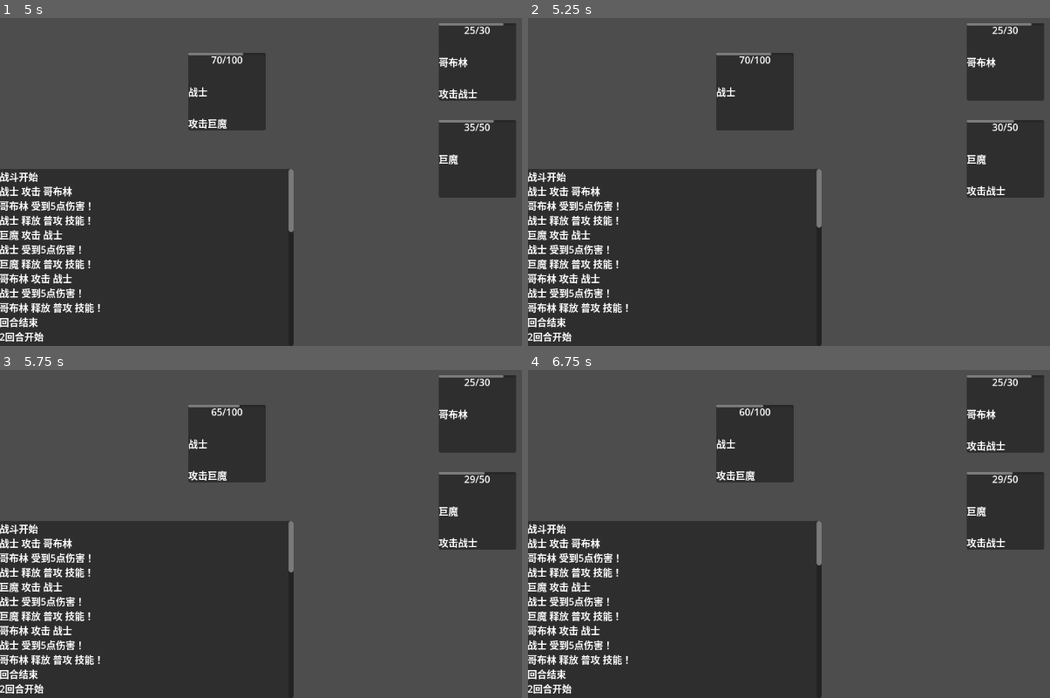
Above: before the commit, frames 1-4 (two rows, left to right).
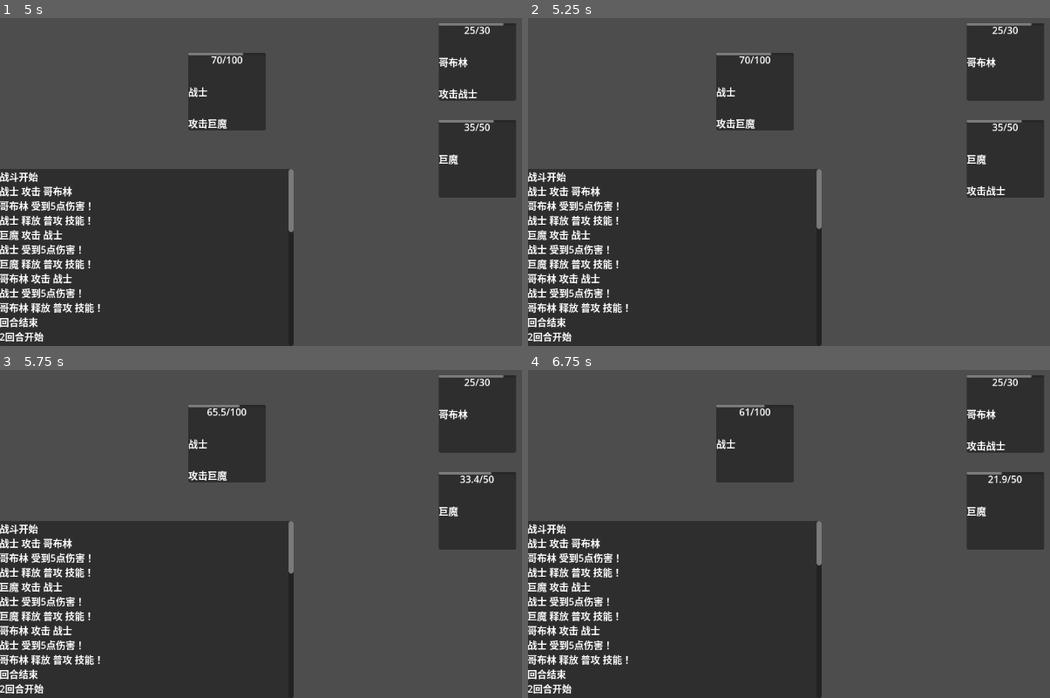
Above: after the commit, the same moments.

Repository: Liweimin0512/godot_nut_dungeon
Game: Godot game, scene res://main.tscn
Same seed, same stepped clock (60 frames per second), same inputs: the game is played once before the commit and once after it.
Inputs (mouse positions are in pixels of both pictures, inside the frame that each line leads up to):
- Up to frame 1 (5 s): tap Enter at 0.5 s; move the mouse to (229, 93) at 0.52 s; move the mouse to (480, 63) at 1.27 s; move the mouse to (480, 159) at 2.02 s; move the mouse to (313, 227) at 2.77 s; move the mouse to (outside the picture) at 3.52 s; move the mouse to (140, 90) at 4.27 s
- Up to frame 2 (5.25 s): move the mouse to (909, 149) at 5.02 s
- Up to frame 3 (5.75 s): no input
- Up to frame 4 (6.75 s): move the mouse to (773, 402) at 5.77 s; move the mouse to (1029, 481) at 6.52 s

Frame 1 is identical in both runs. In frame 2, 0.2% of the frame differs, in the area x 36-95%, y 30-65%; in frame 3, 0.4%; in frame 4, 0.4%, in the area x 36-95%, y 10-55%.

Commit message:
简化技能系统代码

Diff:
--- a/source/ability_system/ability.gd
+++ b/source/ability_system/ability.gd
@@ -33,106 +33,22 @@
 @export var sound_effect: StringName
 ## 技能释放时播放的动画
 @export var animation: StringName
-## 当前技能否可用
-@export var is_available: bool:
-	get:
-		if is_cooldown or not has_enough_resources or is_auto_cast:
-			return false
-		return true
 ## 是否正处在冷却状态
-@export var is_cooldown: bool:
+var is_cooldown: bool:
 	get:
 		return current_cooldown > 0
-## 是否消耗足够
-@export var has_enough_resources: bool:
-	get:
-		var caster : Node = _context.caster
-		var ability_component: AbilityComponent = caster.get("ability_component")
-		if ability_component:
-			return ability_component.has_enough_resources(cost_resource_name, cost_resource_value)
-		return false
-
-## 技能上下文
-var _context : Dictionary = {}
 
 signal cast_finished
 
-## ability_component的initialization
+## 技能初始化
 func initialization(context: Dictionary) -> void:
-	_context = context
-	for effect : AbilityEffect in effects:
-		effect.initialization(_context)
+	for effect in effects:
+		effect.update_context(context)
 		effect.applied.connect(
 			func() -> void:
 				cast_finished.emit()
-				print("技能效果触发", self)
+				print("技能{0}效果触发:{1}".format([self, effect.description]))
 		)
-
-## 释放
-func cast(targets : Array) -> void:
-	if has_enough_resources:
-		var caster : Node = _context.caster
-		var ability_component: AbilityComponent = caster.ability_component
-		ability_component.consume_resources(cost_resource_name, cost_resource_value)
-		var context : Dictionary = {} if targets.is_empty() else {
-			"targets" : targets
-		}
-		print("ability: {0}释放技能：{1}".format([caster, self]))
-		_apply_effects(context)
-		current_cooldown = cooldown
-	else:
-		print("Not enough resources to cast this ability.")
-
-## 更新技能上下文
-func update_context(context: Dictionary) -> void:
-	_context.merge(context, true	)
-
-## 应用效果
-func _apply_effects(context : Dictionary = {}) -> void:
-	for effect : AbilityEffect in effects:
-		effect.apply_effect(context)
-
-#region 技能触发时机回调
-
-## 战斗开始
-func on_combat_start() -> void:
-	if current_cooldown >= 0:
-		current_cooldown -= 1
-	for effect : AbilityEffect in effects:
-		effect.on_combat_start()
-
-## 战斗结束
-func on_combat_end() -> void:
-	for effect : AbilityEffect in effects:
-		effect.on_combat_end()
-
-## 回合开始
-func on_turn_start() -> void:
-	for effect : AbilityEffect in effects:
-		effect.on_turn_start()
-
-## 回合结束
-func on_turn_end() -> void:
-	for effect : AbilityEffect in effects:
-		effect.on_turn_end()
-
-## 造成伤害
-func on_hit() -> void:
-	for effect : AbilityEffect in effects:
-		effect.on_hit()
-
-## 受到伤害
-func on_hurt(context: Dictionary) -> void:
-	_context.merge(context, true	)
-	for effect : AbilityEffect in effects:
-		effect.on_hurt(_context)
-
-## 死亡
-func on_die() -> void:
-	for effect : AbilityEffect in effects:
-		effect.on_die()
-
-#endregion
 
 func _to_string() -> String:
 	return ability_name
--- a/source/ability_system/ability_component.gd
+++ b/source/ability_system/ability_component.gd
@@ -24,8 +24,8 @@
 var context : Dictionary :
 	set(value):
 		context = value
-		for ability in abilities:
-			ability.update_context(context)
+		for effect in _get_all_effects():
+			effect.update_context(context)
 
 signal current_health_changed(value: float)
 signal cast_finished(ability: Ability)
@@ -80,20 +80,39 @@
 func get_available_abilities() -> Array[Ability]:
 	var available_abilities : Array[Ability] = abilities.filter(
 		func(ability: Ability) -> bool:
-			return ability.is_available
+			return _is_ability_available(ability)
 	)
 	return available_abilities
 
 ## 尝试释放技能
 func try_cast_ability(ability: Ability, targets : Array) -> void:
-	if not ability.has_enough_resources:
+	if not has_enough_resources(ability.cost_resource_name, ability.cost_resource_value):
 		print("消耗不足，无法释放技能！")
 		return
 	if ability.is_cooldown:
 		print("技能正在冷却！")
 		return
 	await get_tree().create_timer(0.5).timeout
-	ability.cast(targets)
+	var caster : Node = context.caster
+	consume_resources(ability.cost_resource_name, ability.cost_resource_value)
+	var context : Dictionary = {} if targets.is_empty() else {
+		"targets" : targets
+	}
+	print("ability: {0}释放技能：{1}".format([caster, ability]))
+	for effect : AbilityEffect in ability.effects:
+		effect.apply_effect(context)
+	ability.current_cooldown = ability.cooldown
+
+## 判断技能是否可用
+func _is_ability_available(ability: Ability) -> bool:
+	## 这个方法用来筛选哪些可用的主动技能
+	return not ability.is_cooldown and not ability.is_auto_cast and has_enough_resources(ability.cost_resource_name, ability.cost_resource_value)
+
+## 更新技能冷却计时，在回合开始前
+func _update_ability_cooldown() -> void:
+	for ability : Ability in abilities:
+		if ability.is_cooldown:
+			ability.current_cooldown -= 1
 
 #region 触发时机回调函数
 
@@ -101,43 +120,51 @@
 func on_combat_start() -> void:
 	for res : AbilityResource in ability_resources:
 		res.on_combat_start()
-	for ability in abilities:
-		ability.on_combat_start()
+	for effect in _get_all_effects():
+		if effect.has_method("on_combat_start"):
+			effect.on_combat_start()
 
 ## 战斗结束
 func on_combat_end() -> void:
 	for res : AbilityResource in ability_resources:
 		res.on_combat_end()
-	for ability in abilities:
-		ability.on_combat_end()
+	for effect in _get_all_effects():
+		if effect.has_method("on_combat_end"):
+			effect.on_combat_end()
 
 ## 回合开始
 func on_turn_start() -> void:
+	# 回合开始时更新技能的冷却计时
+	_update_ability_cooldown()
 	for res : AbilityResource in ability_resources:
 		res.on_turn_start()
-	for ability in abilities:
-		ability.on_turn_start()
+	for effect in _get_all_effects():
+		if effect.has_method("on_turn_start"):
+			effect.on_turn_start()
 
 ## 回合结束
 func on_turn_end() -> void:
 	for res : AbilityResource in ability_resources:
 		res.on_turn_end()
-	for ability in abilities:
-		ability.on_turn_end()
+	for effect in _get_all_effects():
+		if effect.has_method("on_turn_end"):
+			effect.on_turn_end()
 
 ## 造成伤害
 func on_hit() -> void:
 	for res : AbilityResource in ability_resources:
 		res.on_hit()
-	for ability in abilities:
-		ability.on_hit()
+	for effect in _get_all_effects():
+		if effect.has_method("on_hit"):
+			effect.on_hit()
 
 ## 受到伤害
 func on_hurt(source: Node, damage: float) -> void:
 	for res : AbilityResource in ability_resources:
 		res.on_hurt()
-	for ability in abilities:
-		ability.on_hurt({
+	for effect in _get_all_effects():
+		if effect.has_method("on_hurt"):
+			effect.on_hurt({
 			"source": source,
 			"damage": damage
 		})
@@ -146,6 +173,13 @@
 func on_die() -> void:
 	for res : AbilityResource in ability_resources:
 		res.on_die()
+	for effect in _get_all_effects():
+		if effect.has_method("on_die"):
+			effect.on_die()
+#endregion
+
+func _get_all_effects() -> Array[AbilityEffect]:
+	var effects : Array[AbilityEffect]
 	for ability in abilities:
-		ability.on_die()
-#endregion
+		effects += ability.effects
+	return effects
--- a/source/ability_system/ability_effect.gd
+++ b/source/ability_system/ability_effect.gd
@@ -1,7 +1,7 @@
 extends Resource
 class_name AbilityEffect
 
-## 技能效果
+## 技能效果，一个技能可能包括不只一个效果，且这些效果还可以包含其他效果。形成树状结构
 
 ## 效果类型，用于区分不同效果
 @export var effect_type: StringName
@@ -9,7 +9,9 @@
 @export var target_type: StringName
 ## 目标数量
 @export var target_amount: int = 1
-## 技能描述
+## 后置效果
+@export var effects: Array[AbilityEffect]
+## 技能效果描述
 var description : String: get = _description_getter
 ## 技能上下文
 var _context : Dictionary
@@ -23,7 +25,14 @@
 
 ## 应用效果的基础方法，由子类实现具体的逻辑
 func apply_effect(context: Dictionary = {}) -> void:
+	# 父类的这个方法应该在子类方法执行之后调用
+	for effect in effects:
+		effect.apply_effect(context)
 	applied.emit()
+
+## 更新技能上下文
+func update_context(context) -> void:
+	_context.merge(context, true	)
 
 ## 获取目标
 func _get_targets() -> Array:
@@ -45,37 +54,5 @@
 		target_pool.erase(target)  # 从目标池中移除已选目标
 	return targets
 
-#region 触发时机回调函数
-
-## 战斗开始
-func on_combat_start() -> void:
-	pass
-
-## 战斗结束
-func on_combat_end() -> void:
-	pass
-
-## 回合开始
-func on_turn_start() -> void:
-	pass
-
-## 回合结束
-func on_turn_end() -> void:
-	pass
-
-## 造成伤害
-func on_hit() -> void:
-	pass
-
-## 受到伤害
-func on_hurt(context: Dictionary) -> void:
-	pass
-
-## 死亡
-func on_die() -> void:
-	pass
-
-#endregion
-
 func _description_getter() -> String:
 	return ""
--- a/source/combat_system/combat_component.gd
+++ b/source/combat_system/combat_component.gd
@@ -106,7 +106,7 @@
 
 ## 更新技能组件上下文信息
 func _update_ability_component_context() -> void:
-	var context : Dictionary
+	var context : Dictionary = ability_component.context
 	if _current_combat:
 		context["enemies"] = _current_combat.get_all_enemies(self)
 		context["allies"] = _current_combat.get_all_allies(self)
